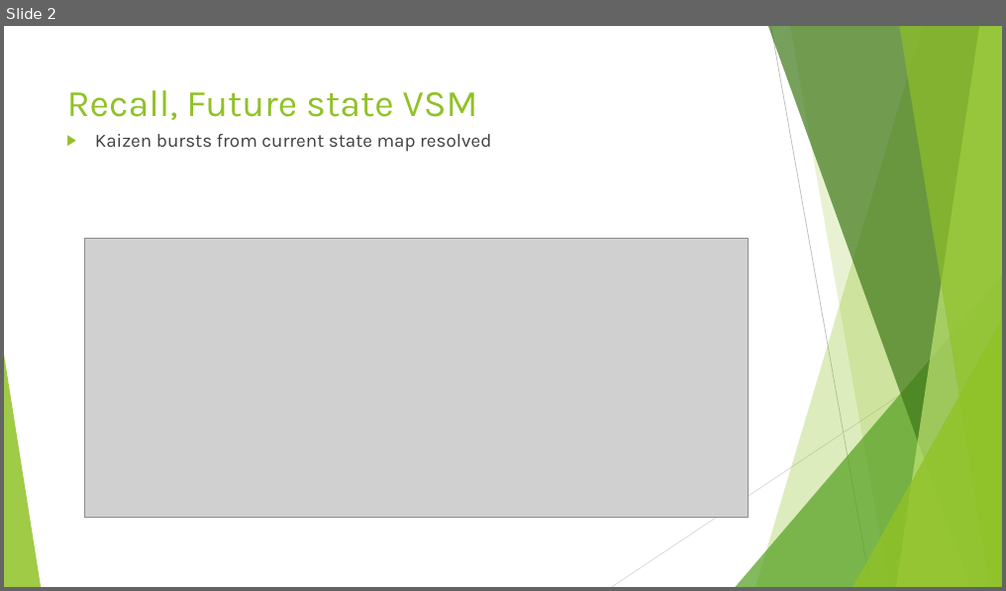
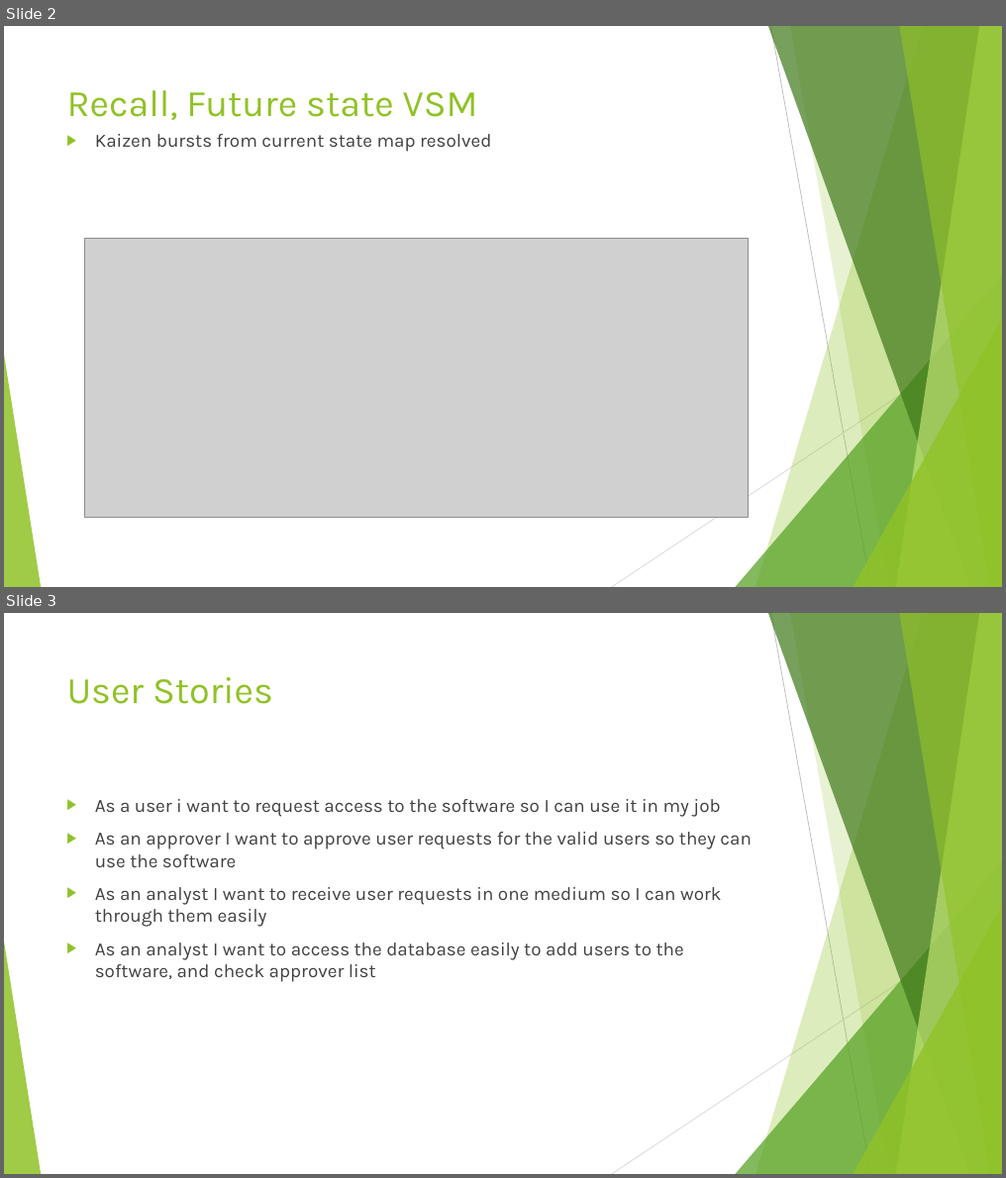
Before and after one commit to minbarix/ense470project, a slide deck: Milestone3.ppt. Shown one above the other, each under a label of ours: slide 2 before the commit, slides 2 and 3 after it. The pictures are 1006x591 and 1006x1178 pixels, drawn with LibreOffice and Linux fonts; fonts in the diff are those of the drawing; grey boxes stand for pictures. Boxes give left, top, right and bottom in pixels: in the first picture for what was removed or moved away, otherwise in the second. Text is boxed around its words. In the diff, an @@ line names an element or a change of style, - is before the commit and + after.

```diff
--- a/Milestone3.ppt
+++ b/Milestone3.ppt
@@ slide 3 added at [4, 613, 1002, 1174], background #FFFFFF; not listed: 10 template elements that a slide beside it also shows @@
@@ title added at [67, 677, 273, 704], 36 pt, text #90C226 @@
+User Stories
@@ text added at [95, 799, 751, 982], 18 pt, text #404040 @@
+▶ As a user i want to request access to the software so I can use it in my job
+▶ As an approver I want to approve user requests for the valid users so they can use the software
+▶ As an analyst I want to receive user requests in one medium so I can work through them easily
+▶ As an analyst I want to access the database easily to add users to the software, and check approver list
```
